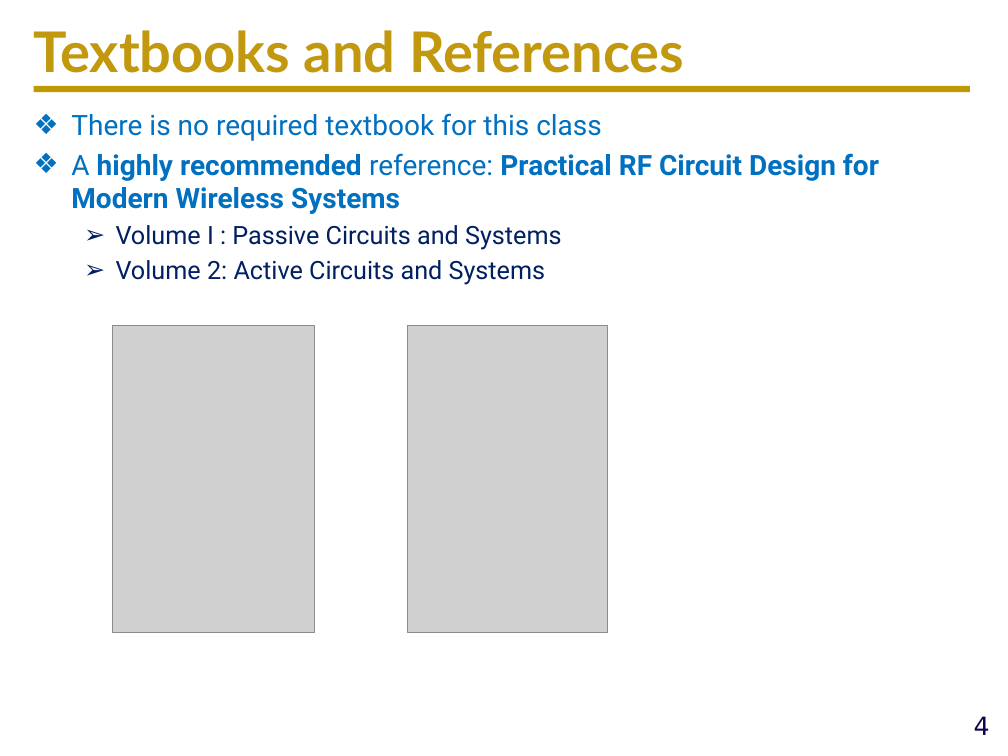
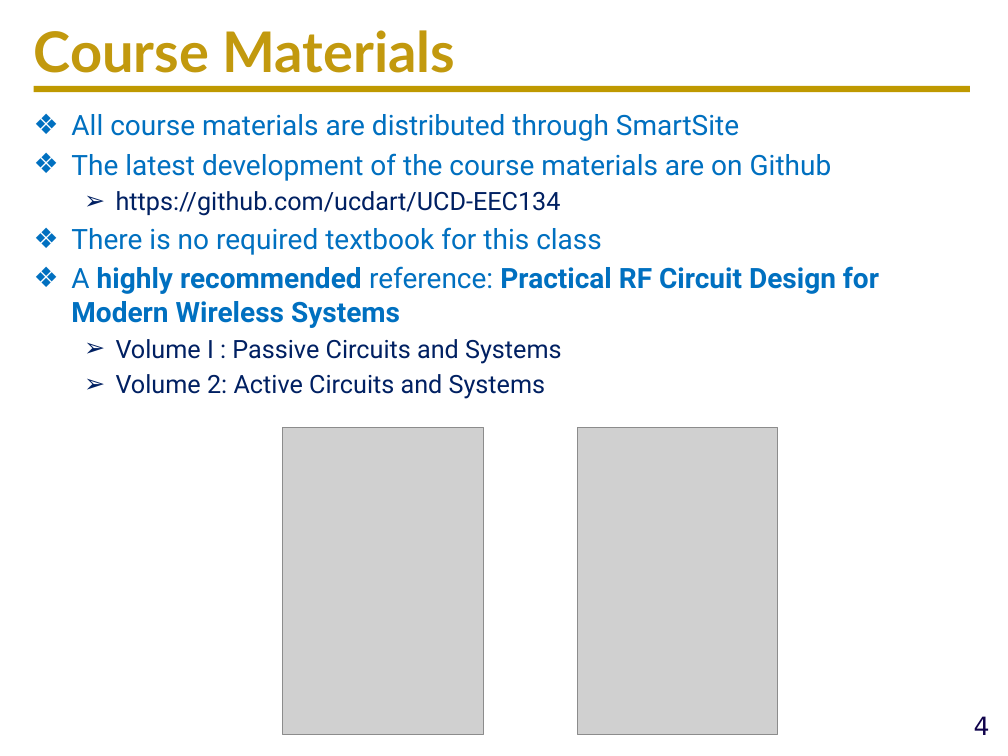
Before and after one commit to ucdart/UCD-EEC134, a slide deck: slide 4 of lectures/lec0/Lec0-CourseMechanisms.pptx. Drawn at 1008x756 pixels with LibreOffice and Linux fonts; fonts in the diff are those of the drawing; grey boxes stand for pictures; background and template pictures are left out. Boxes give left, top, right and bottom in pixels: in the first picture for what was removed or moved away, otherwise in the second. Text is boxed around its words. In the diff, an @@ line names an element or a change of style, - is before the commit and + after.

```diff
--- a/lectures/lec0/Lec0-CourseMechanisms.pptx
+++ b/lectures/lec0/Lec0-CourseMechanisms.pptx
@@ title at (34, 30, 456, 73): text changed @@
-Textbooks and References
+Course Materials
@@ text at (71, 114, 832, 216): paragraphs added @@
+❖ All course materials are distributed through SmartSite
+❖ The latest development of the course materials are on Github
+  ➢ https://github.com/ucdart/UCD-EEC134
@@ picture: place and size @@
-picture at (113, 326, 314, 633)
+picture at (282, 427, 484, 735)
@@ picture: place and size @@
-picture at (407, 326, 608, 633)
+picture at (577, 427, 777, 735)
```
Also in this commit, not shown: 1 other slide changed, 24 other files.
